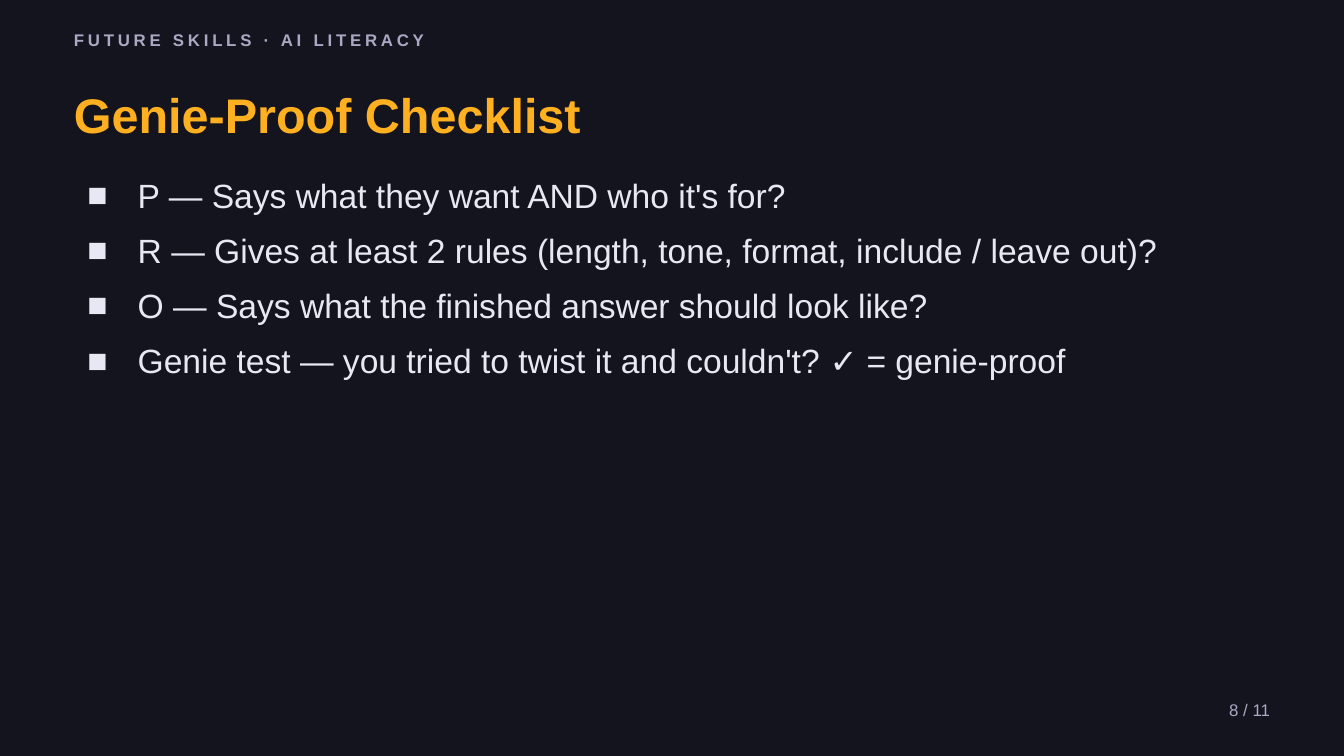
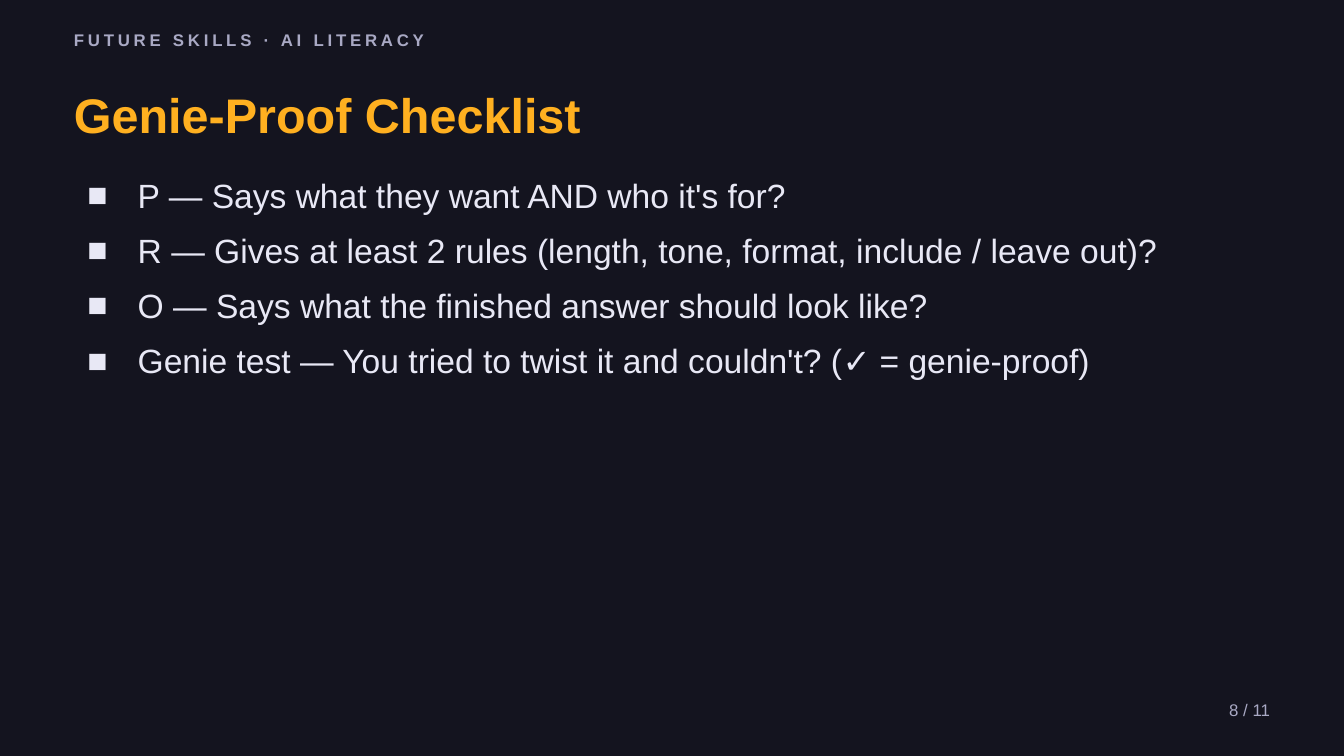
Before and after one commit to phiunit/tptphi, a slide deck: slide 8 of products/ai-prompting-101/dist/How to Talk to AI - Slides.pptx. Drawn at 1344x756 pixels with LibreOffice and Linux fonts; fonts in the diff are those of the drawing. Boxes give left, top, right and bottom in pixels: in the first picture for what was removed or moved away, otherwise in the second. Text is boxed around its words. In the diff, an @@ line names an element or a change of style, - is before the commit and + after.

```diff
--- a/products/ai-prompting-101/dist/How to Talk to AI - Slides.pptx
+++ b/products/ai-prompting-101/dist/How to Talk to AI - Slides.pptx
@@ text at [138,348,1090,380]: text changed @@
-■ Genie test — you tried to twist it and couldn't? ✓ = genie-proof
+■ Genie test — You tried to twist it and couldn't? (✓ = genie-proof)
```
Also in this commit, not shown: 8 other slides changed, 32 other files.
